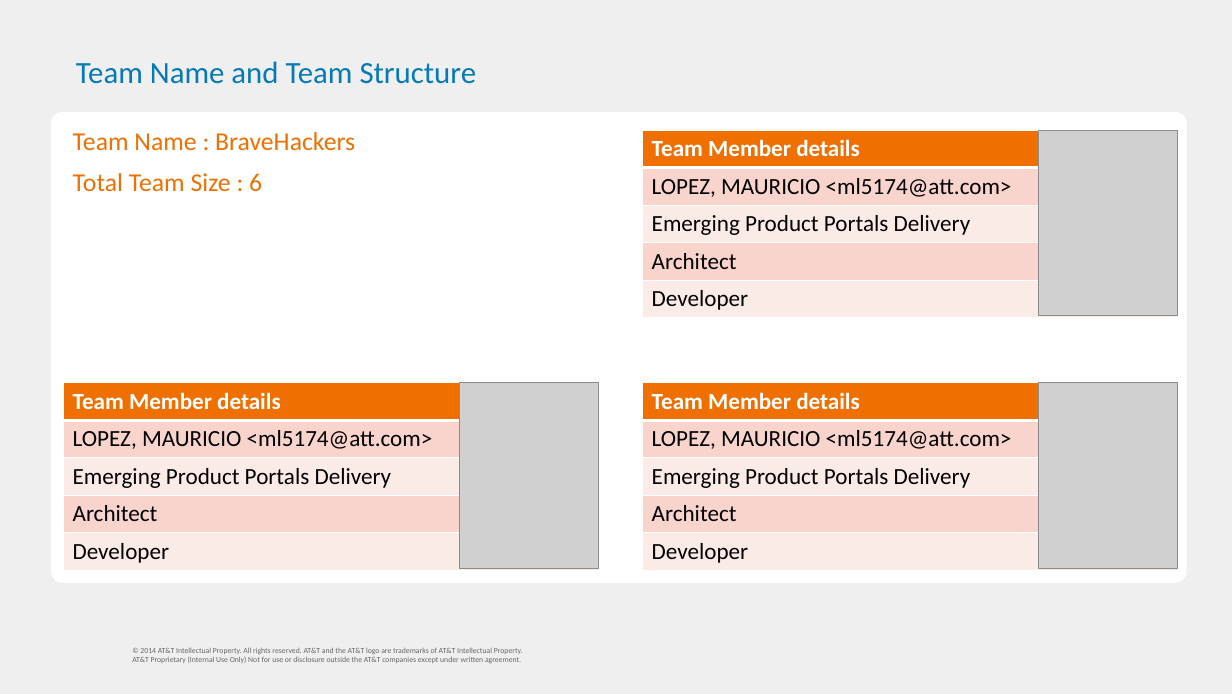
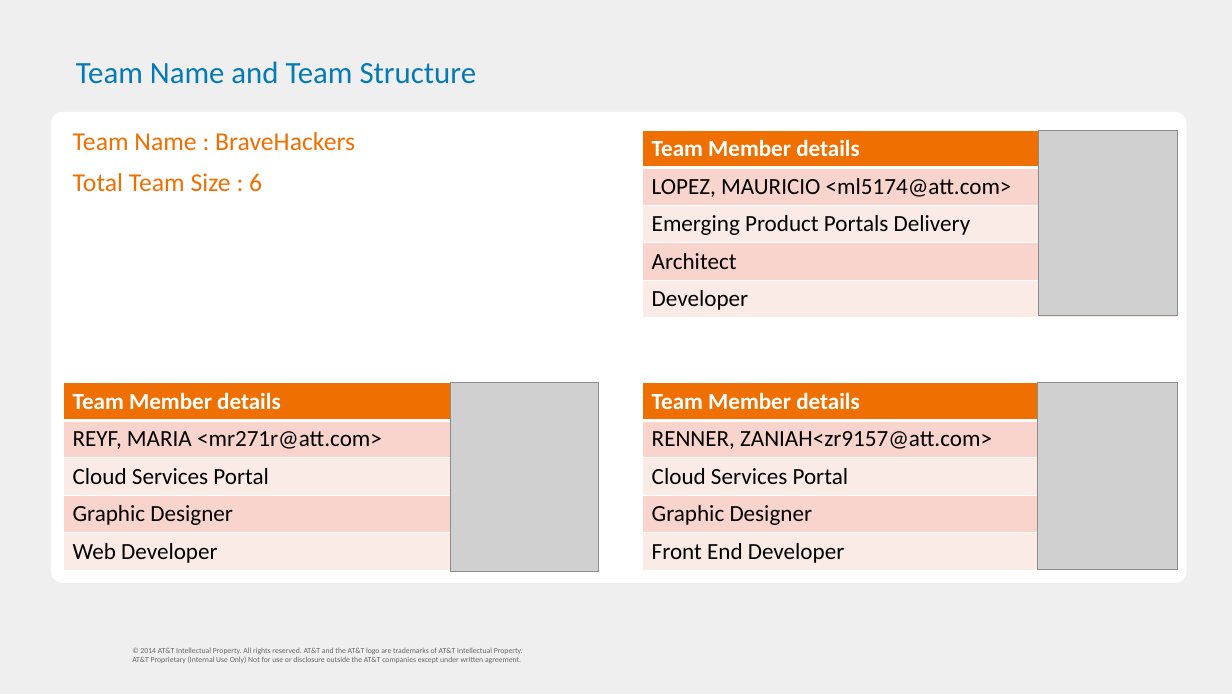
Before and after one commit to km4657/BraveHackers2014, a slide deck: slide 3 of shortener/BraveHackers/web/presentation/Mobilithon_Final_Presentation_Bravehackers.pptx (slide 4 before the commit). Drawn at 1232x694 pixels with LibreOffice and Linux fonts; fonts in the diff are those of the drawing; grey boxes stand for pictures; background and template pictures are left out. Boxes give left, top, right and bottom in pixels: in the first picture for what was removed or moved away, otherwise in the second. Text is boxed around its words. In the diff, an @@ line names an element or a change of style, - is before the commit and + after.

```diff
--- a/shortener/BraveHackers/web/presentation/Mobilithon_Final_Presentation_Bravehackers.pptx
+++ b/shortener/BraveHackers/web/presentation/Mobilithon_Final_Presentation_Bravehackers.pptx
@@ table at <box>64,383,598,571</box> @@
-row 2, column 1: LOPEZ, MAURICIO <ml5174@att.com>
+row 2, column 1: REYF, MARIA <mr271r@att.com>
-row 3, column 1: Emerging Product Portals Delivery
+row 3, column 1: Cloud Services Portal
-row 4, column 1: Architect
+row 4, column 1: Graphic Designer
-row 5, column 1: Developer
+row 5, column 1: Web Developer
@@ picture: place and size @@
-picture at <box>459,383,598,569</box>
+picture at <box>451,383,598,572</box>
@@ table at <box>643,383,1177,571</box> @@
-row 2, column 1: LOPEZ, MAURICIO <ml5174@att.com>
+row 2, column 1: RENNER, ZANIAH<zr9157@att.com>
-row 3, column 1: Emerging Product Portals Delivery
+row 3, column 1: Cloud Services Portal
-row 4, column 1: Architect
+row 4, column 1: Graphic Designer
-row 5, column 1: Developer
+row 5, column 1: Front End Developer
```
Also in this commit, not shown: 4 other slides changed, 2 slides added, 1 slide removed, 5 other files.
